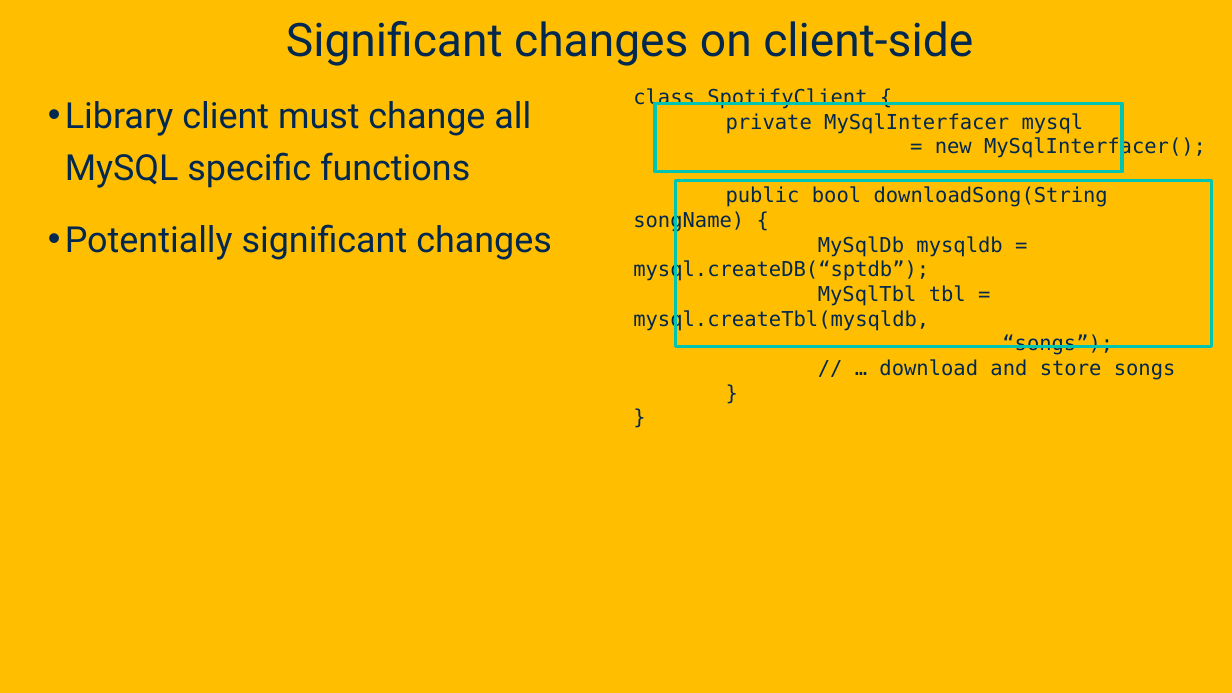
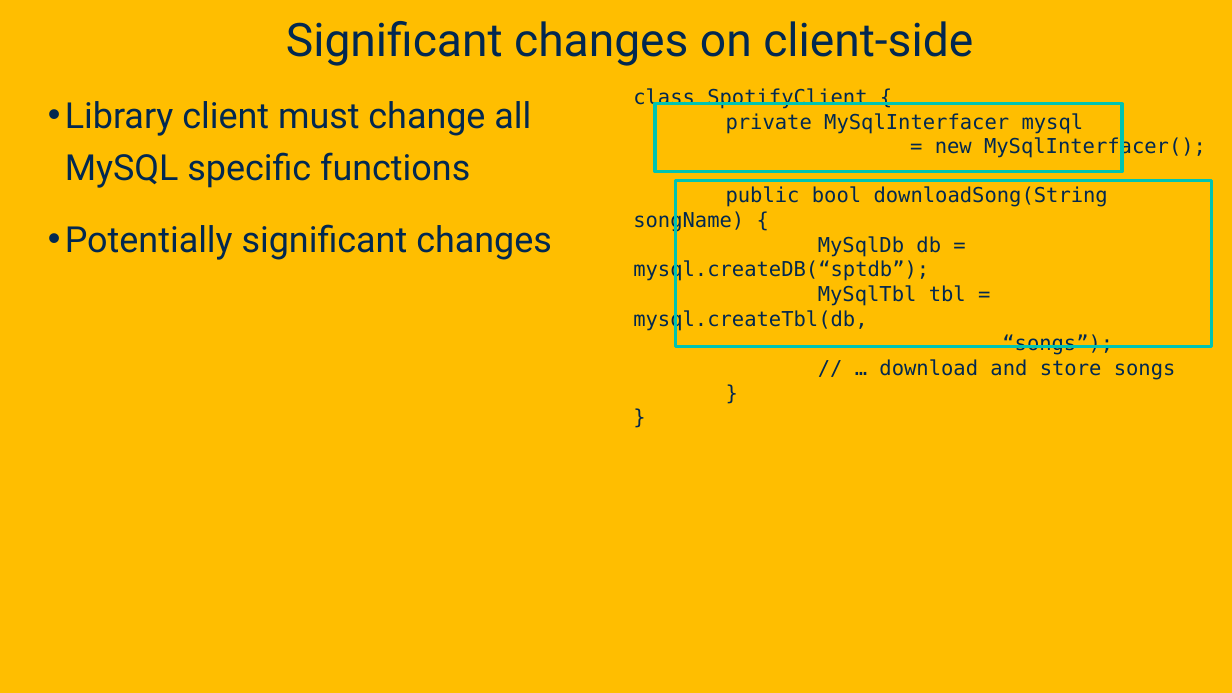
Before and after one commit to davsec-teaching/ecs160-f25, a slide deck: slide 24 of slides/2_oo_background.pptx (slide 23 before the commit). Drawn at 1232x693 pixels with LibreOffice and Linux fonts; fonts in the diff are those of the drawing; background and template pictures are left out. Boxes give left, top, right and bottom in pixels: in the first picture for what was removed or moved away, otherwise in the second. Text is boxed around its words. In the diff, an @@ line names an element or a change of style, - is before the commit and + after.

```diff
--- a/slides/2_oo_background.pptx
+++ b/slides/2_oo_background.pptx
@@ text at [633,236,966,331]: text changed @@
-MySqlDb mysqldb = mysql.createDB(“sptdb”);
-MySqlTbl tbl = mysql.createTbl(mysqldb,
+MySqlDb db = mysql.createDB(“sptdb”);
+MySqlTbl tbl = mysql.createTbl(db,
```
Also in this commit, not shown: 18 other slides changed, 2 slides added.
